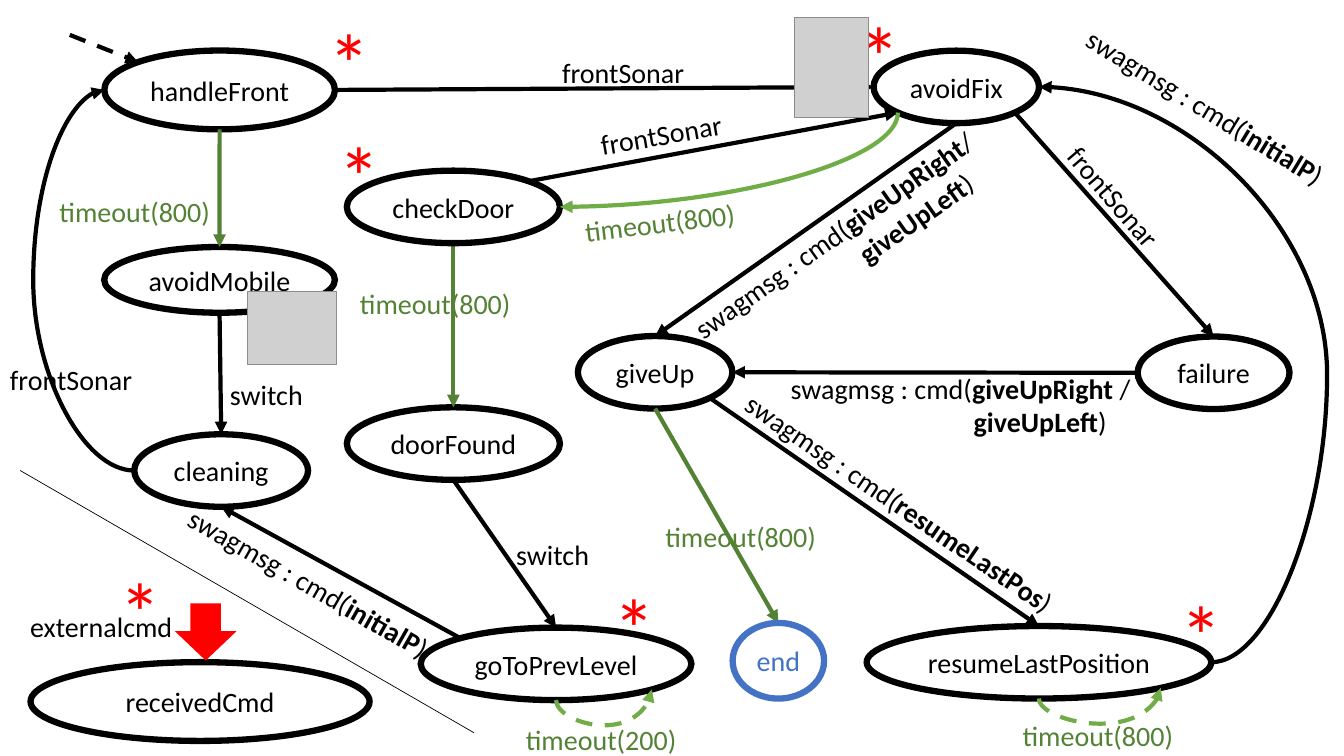
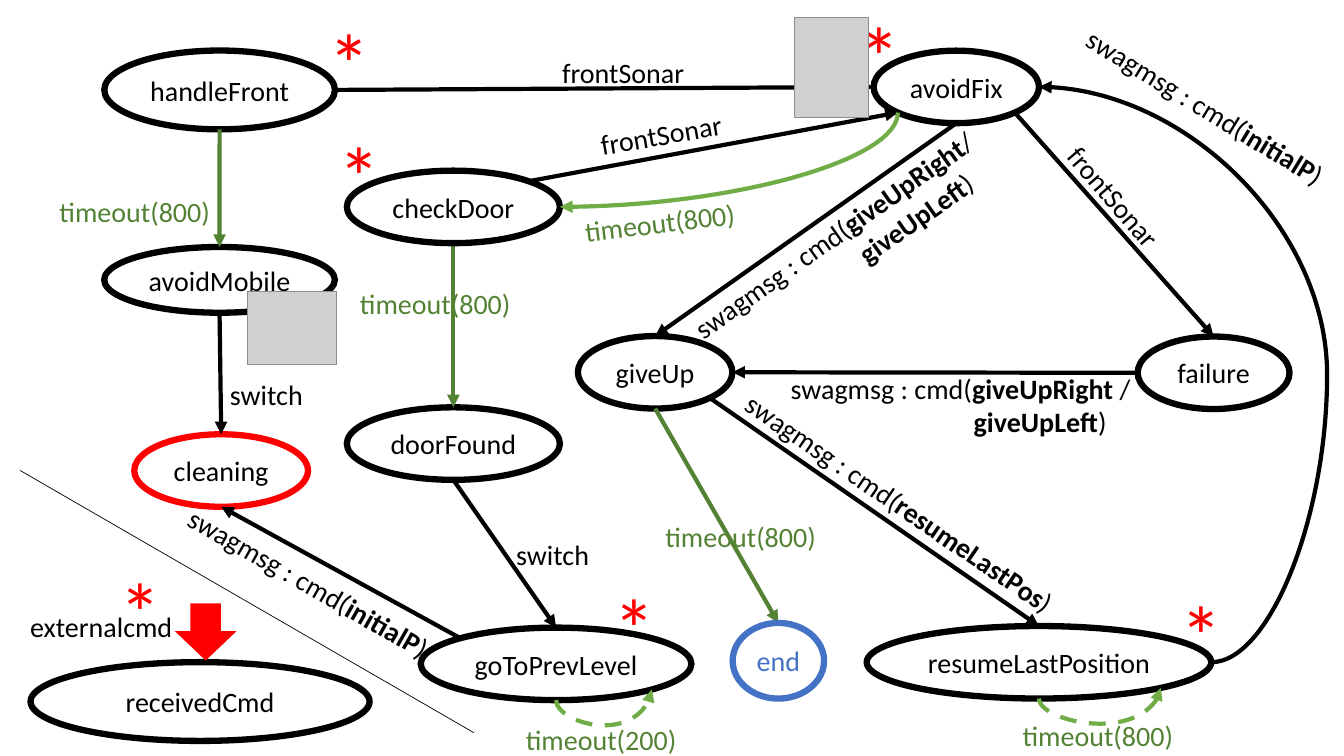
Before and after one commit to FFrabetti/ProgettoISS_relazione, a slide deck: slide 6 of Appunti/ISSPowerPoint.pptx. Drawn at 1344x756 pixels with LibreOffice and Linux fonts; fonts in the diff are those of the drawing; grey boxes stand for pictures. Boxes give left, top, right and bottom in pixels: in the first picture for what was removed or moved away, otherwise in the second. Text is boxed around its words. In the diff, an @@ line names an element or a change of style, - is before the commit and + after.

Commit message:
Modifiche e screen FrontendServer + correzione disegni

```diff
--- a/Appunti/ISSPowerPoint.pptx
+++ b/Appunti/ISSPowerPoint.pptx
@@ arrow removed from (70, 35) to (138, 63) @@
@@ curved arrow removed from (134, 471) to (105, 90) @@
@@ text removed at [10, 367, 132, 397] @@
-frontSonar
@@ ellipse "cleaning" at [134, 435, 308, 507]: outline #000000 4.5 pt to #FF0000 4.5 pt @@
```
Also in this commit, not shown: 2 other slides changed, 17 other files.
